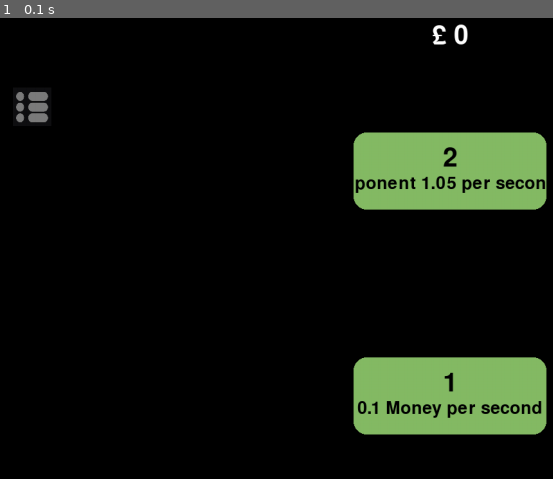
Above: before the commit, frame 1.
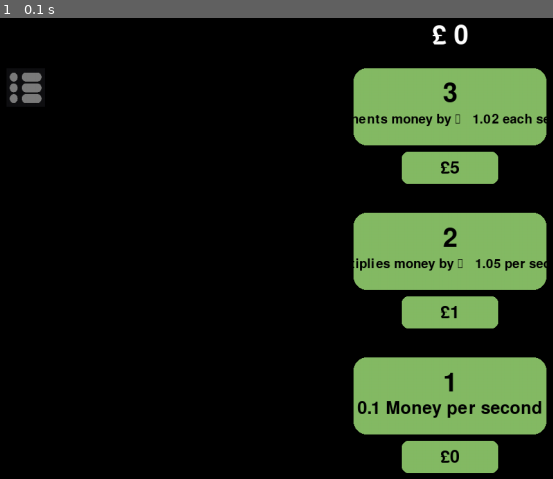
Above: after the commit, the same moment.

Repository: The-Anti/Pygame-Project
Game: pygame game, started from Project/Project.py
Two runs of this game, one before a commit and one after it. Both use one fixed random seed, a clock stepped at 60 frames per second and the inputs below.
Inputs:
- Up to frame 1 (0.1 s): no input

The runs differ from the first frame. In frame 1, 17% of the frame differs, in the area x 1-99%, y 10-99%.

Commit message:
Update Project.py
Update log (26/05/25)
-Added price underneath button, doesn't mean anything yet.
-Added comments on all the code.
-Added a third button to exponentiate the money
-Fixed the Menu Tab being out of place with its hitbox.

Diff:
--- a/Project/Project.py
+++ b/Project/Project.py
@@ -9,28 +9,29 @@
 
 pygame.init()
 
+#Setting up the important stuff
 screen = pygame.display.set_mode((width, height))
 pygame.display.set_caption('Incremental')
 clock = pygame.time.Clock()
 
+#Text things
 text = pygame.font.SysFont(None, 60)
 subText = pygame.font.SysFont(None, 40)
+subberText = pygame.font.SysFont(None, 30)
 
 #COLOURS
 moneyGreen = (133, 187, 101)
 
+#MOST IMPORTANT VARIABLE IN EXISTANCE DO NOT ERASE NOR CHANGE
+#-----------------------------------------------
 money = 0
+#-----------------------------------------------
 
-# Load and prepare the image
-original_image = pygame.image.load('TabIcon.PNG').convert_alpha()
-button_image = pygame.transform.scale(original_image, (60, 60))
+#Load and prepare the image
+original_image = pygame.image.load('TabIcon.PNG').convert_alpha()       #Image for the tab menu
+button_image = pygame.transform.scale(original_image, (60, 60))     #reshape it to good size
 
-#TIMINGS
-oneStimer = pygame.USEREVENT + 1
-pygame.time.set_timer(oneStimer, 1000)
-
-
-# Tint function (simple multiply)
+#Tint function (simple multiply)
 def tint_image(image, tint_color):
     tinted_image = image.copy()
     tint_surface = pygame.Surface(image.get_size(), pygame.SRCALPHA)
@@ -39,93 +40,142 @@
     return tinted_image
 
 #Button class
+#----------------------------------------------------------------------------------------------------------------------
 class button():
-    def __init__(self, bWidth, bHeight, left, top, number, type, int):
-        self.button = pygame.rect.Rect(left, top, bWidth, bHeight)
-        self.display_text = text.render(f'{number}', True, 'BLACK')
-        self.type = type.lower()
-        self.int = int
-        self.clicked = False
-        self.flag = False
+    #MAIN BUTTON THINGS
 
-    def draw_button(self, description, colour):
-        pygame.draw.rect(screen, colour, self.button, border_radius=20)  # Rounded corners
-        self.display_text_rect = self.display_text.get_rect(center=(self.button.centerx, self.button.centery - 20))
-        screen.blit(self.display_text, self.display_text_rect)
-        self.renderSubText(desc = description)
+    def __init__(self, bWidth, bHeight, left, top, number, type, int, price):   #All the variables for the button
+        self.button = pygame.rect.Rect(left, top, bWidth, bHeight)      #Setting up the button
+        self.display_text = text.render(f'{number}', True, 'BLACK')     #Setting up the what button number it is
+        self.type = type.lower()        #Variable for the type of button (exponential, additive, multiplicitive...)
+        self.int = int      #Variable for the value of the button
+        self.clicked = False    #Boolean to check if button is clicked
+        self.flag = False       #Just a flag for threading
+        self.price = price      #Variable for the price tag
 
-    def renderSubText(self, desc):
+    def draw_button(self, description, colour, textsize):   #Setting up the variables to draw the button
+        pygame.draw.rect(screen, colour, self.button, border_radius=20)  #Draws the button onto the screen
+        self.display_text_rect = self.display_text.get_rect(center=(self.button.centerx, self.button.centery - 20))     #Sets up the description text
+        screen.blit(self.display_text, self.display_text_rect)  #Renders the button number text
+        if textsize == subText:     #Checks how small the text should be
+            self.renderSubText(desc = description)      #Regular description text size
+        elif textsize == subberText:
+            self.renderSubberText(desc = description)   #Smaller description text size
+        self.draw_price(price=self.price, colour=colour)    #(see down below)
+
+    def draw_price(self,price,colour):     #Setting up the price box
+        pHeight = 50                        #All the variables to set up the price rect.
+        pWidth = self.button.width / 2
+        pLeft = self.button.centerx - pWidth / 2
+        pTop = self.button.bottom + 10  #(MAKE SURE ITS NOT A TUPLE!!!)
+        self.priceBox = pygame.rect.Rect(pLeft, pTop, pWidth, pHeight)      #Setting up price rect
+        pygame.draw.rect(screen, colour, self.priceBox, border_radius = 10) #drawing the price rect
+
+        self.display_subtext = subText.render(f'£{price}', True, (0,0,0))   #setting up the price text
+        self.priceText_rect = self.display_subtext.get_rect(center=(self.priceBox.centerx, self.priceBox.centery))  #setting up the position of the price text
+        screen.blit(self.display_subtext, self.priceText_rect)  #drawing the price text
+
+
+
+    #Stuff to chance the description text size
+    def renderSubText(self, desc):  #A little smaller
         self.display_subtext = subText.render(f'{desc}', True, (0,0,0))
         self.subtext_rect = self.display_subtext.get_rect(center=(self.button.centerx, self.button.centery + 20))
         screen.blit(self.display_subtext, self.subtext_rect)
 
-    def clickDetection(self):
+    def renderSubberText(self, desc):   #Small text
+        self.display_subtext = subberText.render(f'{desc}', True, (0,0,0))
+        self.subtext_rect = self.display_subtext.get_rect(center=(self.button.centerx, self.button.centery + 20))
+        screen.blit(self.display_subtext, self.subtext_rect)
+
+
+    #Click detection and money increment system
+    def clickDetection(self):   #This is in the events area so only runs when you click the mouse button
         global money
-        mousepos = pygame.mouse.get_pos()
-        if self.button.collidepoint(mousepos) and self.clicked == False:
-            self.clicked = True
+        mousepos = pygame.mouse.get_pos()   #Gets position of the mouse
+        if self.button.collidepoint(mousepos) and self.clicked == False:    #If mouse is over a button and its not been clicked
+            self.clicked = True     #Sets the clicked value to true and turns flag on
             self.flag = True
+            self.colour = (83,133,51)   #in theory should change the colour...
             print(self.clicked)
 
-    def moneyIncrement(self):
+    def moneyIncrement(self):   #Used in the threading, just increases the money by a set amount
         global money
         while True:
-            if self.flag == True:
-                if self.type == 'add':
+            if self.flag == True:   #When button has been pressed
+                if self.type == 'add':  #If its additive then add money by the value
                     money += self.int
-                if self.type == 'exp':
+                if self.type == 'mult': #If its multiplicitive then multiply money by the value
                     money *= self.int
+                if self.type == 'exp':  #If its exponential then do the money to the power of the value
+                    money = pow(money, self.int)
             time.sleep(1)
+#----------------------------------------------------------------------------------------------------------------------
 
 
+#UI BUTTONS CLASS (inheriting the button class)
+#-------------------------------------------------------------------------------
+class UIbutton(button):
+    def __init__(self, bWidth, bHeight, left, top):
+        super().__init__(bWidth, bHeight, left, top, number='',type='',int=0, price='') #Setting up the button
+
+    def draw_UIbutton(self, image):
+        pygame.draw.rect(screen, (255,255,255), self.button, border_radius=5) #Draws the button
+        screen.blit(image, self.button.topleft)  #Blits the correct image onto the button
+
+tinted_image_button = tint_image(button_image, (124,124,124))  #Tints a button image gray
+#-------------------------------------------------------------------------------
 
 
+#BUTTONS WILL GO HERE
+#-------------------------------------------------------------------------------
+# £ MONEY BUTTONS
+moneyUp1 = button(300,120,550,550,1,'add',0.1, '0')         #BUTTON VARIABLES ([Width], [Height], [Left], [Top], [Button number], [Type], [Value], [Price])
+moneyUp2 = button(300,120,550,325,2,'mult',1.05, '1')       #Don't forget to THREAD EACH BUTTON
+moneyUp3 = button(300,120,550,100,3,'exp',1.02,'5')            #And to ADD THE CLICK DETECTION AND DRAW THE BUTTON IN THE WHILE LOOP
 
+#UI BUTTONS
+menuButton = UIbutton(60,60,10,100)    #UI BUTTON VARIABLES ([Width], [Height], [Left], [Top])
+#-------------------------------------------------------------------------------
 
-class UIbutton(button):
-    def __init__(self, bWidth, bHeight, left, top):
-        super().__init__(bWidth, bHeight, left, top, number='',type='',int=0)
+#ALL THREADS WILL GO HERE
+#-------------------------------------------------------------------------------
+t1 = threading.Thread(target=moneyUp1.moneyIncrement, daemon=True)  #Creates a thread that targets the button, specifically the moneyIncrement function.
+t1.start()                                                          #No arguments to add
 
-    def draw_UIbutton(self, image):
-        pygame.draw.rect(screen, (0,0,0), self.button, border_radius=5)
-        screen.blit(image, self.button.center)
+t2 = threading.Thread(target=moneyUp2.moneyIncrement, daemon=True)  #Always have daemon set to true
+t2.start()                                                          #The .start() just starts the thread when it sees the flag has been turned on (button is pressed)
 
-tinted_image_button = tint_image(button_image, (124,124,124))  # grey
+t3 = threading.Thread(target=moneyUp3.moneyIncrement, daemon=True)
+t3.start()
+#-------------------------------------------------------------------------------
 
-
-moneyUp1 = button(300,120,550,550,1,'add',0.1)
-moneyUp2 = button(300,120,550,200,2,'exp',1.05)
-
-t1 = threading.Thread(target=moneyUp1.moneyIncrement, daemon=True)
-t1.start()
-
-t2 = threading.Thread(target=moneyUp2.moneyIncrement, daemon=True)
-t2.start()
-
+#Main game loop
 while True:
-    screen.fill((0,0,0))
-    for event in pygame.event.get():
-        if event.type == pygame.QUIT:
+    screen.fill((0,0,0))    #Makes background black
+    for event in pygame.event.get():    #Event system
+        if event.type == pygame.QUIT:   #If you leave the game, close the game
             pygame.quit()
             exit()
-        if event.type == pygame.MOUSEBUTTONDOWN:
+        if event.type == pygame.MOUSEBUTTONDOWN:    #If you click
+            #ALL CLICK DETECTION WILL GO HERE
+            #-------------------------------------------------------------------------------
             menuButton.clickDetection()
             moneyUp1.clickDetection()
             moneyUp2.clickDetection()
+            moneyUp3.clickDetection()
+            #-------------------------------------------------------------------------------
 
-        #if event.type == oneStimer:
-        #         moneyUp1.moneyIncrement()
+    #Making the money visible on the screen
+    moneyText = text.render(f'£ {round(money,2)}', True, 'WHITE')   #Shows the value of the money (and rounds it to two decimal places)
+    moneyTextRect = moneyText.get_rect(center=(width/2,50))     #Positions the money at the top middle of the screen
+    screen.blit(moneyText,moneyTextRect)    #Draws it onto the screen (keep in the while loop to constantly update it)
 
+    menuButton.draw_UIbutton(tinted_image_button)   #Draws the Menu Tab button to the screen
 
-    moneyText = text.render(f'£ {round(money,2)}', True, 'WHITE')
-    moneyTextRect = moneyText.get_rect(center=(width/2,50))
-    screen.blit(moneyText,moneyTextRect)
-
-    menuButton = UIbutton(60,60,-10,100)
-    menuButton.draw_UIbutton(tinted_image_button)
-
-    moneyUp1.draw_button('0.1 Money per second', moneyGreen)
-    moneyUp2.draw_button('Exponent 1.05 per seconde', moneyGreen)
+    moneyUp1.draw_button('0.1 Money per second', moneyGreen, subText)
+    moneyUp2.draw_button('Multiplies money by \n   1.05 per second', moneyGreen, subberText)
+    moneyUp3.draw_button('Exponents money by \n   1.02 each second', moneyGreen, subberText)
 
 
     pygame.display.update()
